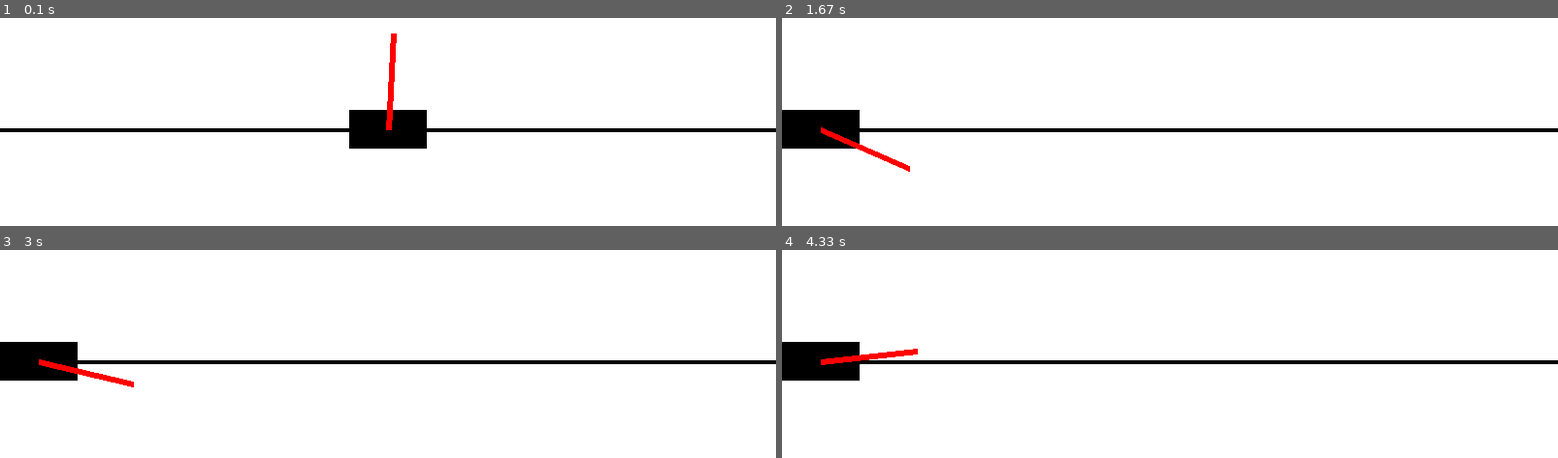
Above: before the commit, frames 1-4 (two rows, left to right).
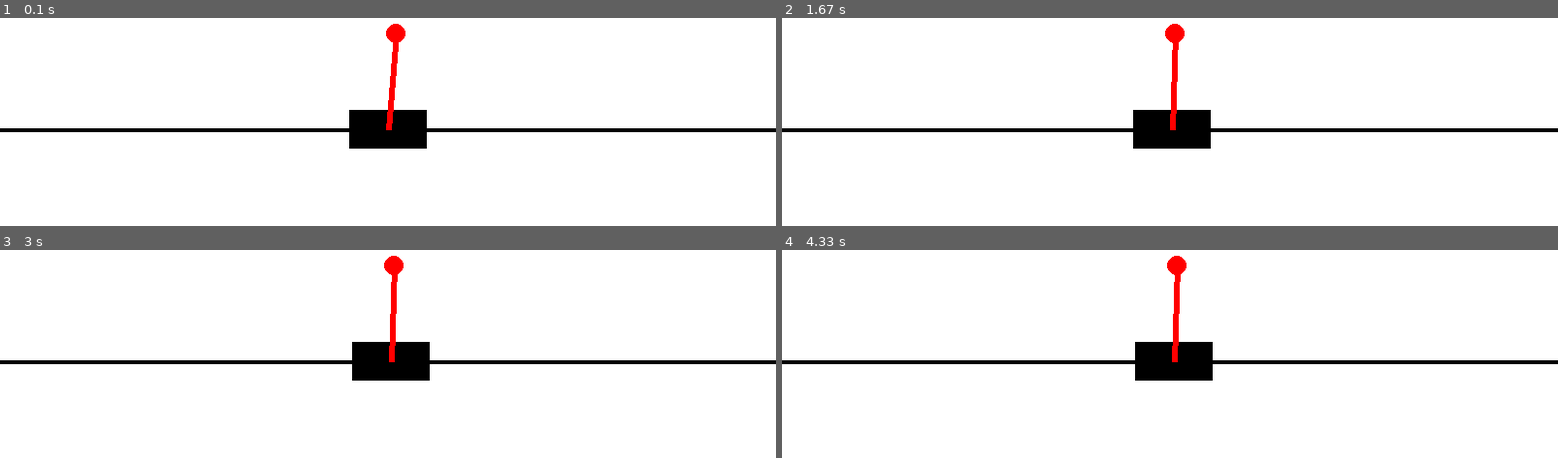
Above: after the commit, the same moments.

Repository: IamHenrikS/cartpole
Game: pygame game, started from main.py
Same seed, same stepped clock (60 frames per second), same inputs: the game is played once before the commit and once after it.
Inputs:
- Up to frame 1 (0.1 s): no input
- Up to frame 2 (1.67 s): no input
- Up to frame 3 (3 s): no input
- Up to frame 4 (4.33 s): no input

The runs differ from the first frame. In frame 1, 0.3% of the frame differs, in the area x 49-53%, y 2-51%; in frame 2, 4.0%; in frame 3, 4.0%; in frame 4, 4.0%, in the area x 0-56%, y 2-63%.

Commit message:
Clean up pyc files, added .gitignore and also updated the solution with a PID controller, its working but still giving oscillations, will do final tweak with the ziegler-nichols and analysis of the poles and zeros for report

Diff:
--- a/controller/PIDcontroller.py
+++ b/controller/PIDcontroller.py
@@ -1,21 +1,68 @@
-"""
-
-"""
+import matplotlib.pyplot as plt
+import numpy as np
 
 class PIDcontroller:
-    def __init__(self, Kp=10.0, Kd=0.1, Kx=1.0, Kdx=2.0):
-        self.Kp = Kp      # for theta
-        self.Kd = Kd      # for theta_dot
-        self.Kx = Kx      # for cart position
-        self.Kdx = Kdx    # for cart velocity
+    def __init__(self, Kp=2, Kp_cart=0.05, Ki = 0, Ki_cart = 0.0, Kd=0.1, Kd_cart=0.2):
+        # Angle PID
+        self.Kp = Kp
+        self.Ki = Ki
+        self.Kd = Kd
+        # Cart PID
+        self.Kp_cart = Kp_cart
+        self.Ki_cart = Ki_cart
+        self.Kd_cart = Kd_cart
+
+        # Other
+        self.theta_ref = np.pi  # Upright
+        self.error_history = []
+        self.integral = 0.0
+        self.integral_cart = 0.0
+        self.max_points = 500
+
+        # --- Initialize live plot ---
+        plt.ion()
+        self.fig, self.ax = plt.subplots()
+        self.ax.set_title("PID Theta Error (deg)")
+        self.ax.set_xlabel("Time step")
+        self.ax.set_ylabel("Theta Error (deg)")
+        self.ax.grid(True)
+        self.ax.set_ylim(-20, 20)  # fixed Y-axis
+        self.ax.invert_yaxis()       # inverted Y-axis
+        self.line, = self.ax.plot([], [], 'r-')
 
     def get_force(self, state):
         """
         Docstring for get_force
 
-        :param self: tuning params
-        :param state: [x, x_dot, theta, theta_dot]
+        :param self: Initial values of the system
+        :param state: Contains the state variables used for the control system
         """
         x, x_dot, theta, theta_dot = state
-        F = -(self.Kp * theta + self.Kd * theta_dot) - (self.Kx * x + self.Kdx * x_dot)
+
+        # Compute normalized error in degrees
+        theta_error = self.theta_ref - theta
+        theta_error = (theta_error + np.pi) % (2*np.pi) - np.pi
+        theta_error_deg = np.rad2deg(theta_error)
+
+        # The I-term of the PID (lowered the dt for finer and less numerical error)
+        dt = 0.001
+        self.integral += theta_error*dt
+        self.integral_cart += x*dt
+
+
+        # PID control (Angle PID) + (position PID)
+        F = (self.Kp * theta_error + self.Kd * theta_dot) \
+        - (self.Kp_cart*x + self.Kd_cart*x_dot + self.Ki_cart*self.integral_cart)
+
+        # --- Update live plot ---
+        self.error_history.append(theta_error_deg)
+        if len(self.error_history) > self.max_points:
+            self.error_history.pop(0)
+
+        self.line.set_data(np.arange(len(self.error_history)), self.error_history)
+        self.ax.set_xlim(0, self.max_points)  # fixed X-axis window
+
+        self.fig.canvas.draw()
+        self.fig.canvas.flush_events()
+
         return F
--- a/dynamics/cartpole_dynamics.py
+++ b/dynamics/cartpole_dynamics.py
@@ -21,9 +21,16 @@
         self.reset()
 
     def reset(self):
+        """
+        Docstring for reset
+
+        :param self: self.theta is the angle of the
+        pole when it is hanging down vertically. The upright position
+        would thus be pi (180 deg)
+        """
         self.x = 0.0
         self.x_dot = 0.0
-        self.theta = 0.05
+        self.theta = np.deg2rad(175)
         self.theta_dot = 0.0
 
     @property
--- a/main.py
+++ b/main.py
@@ -14,8 +14,12 @@
 env = CartPoleDynamics()
 renderer = PygameRenderer(env)
 controller = PIDcontroller()
-plotter = LivePlotter("CartPole: Tip & Angle")
+
 plotting = "no"
+plotter = None
+
+if plotting == "yes":
+    plotter = LivePlotter("CartPole: Tip & Angle")
 
 while True:
     for event in pygame.event.get():
--- a/render/PygameRenderer.py
+++ b/render/PygameRenderer.py
@@ -46,9 +46,12 @@
         pole_length_px = int(self.env.l * 2 * self.pixels_per_meter)
         theta = self.env.theta
         pole_x = cart_x + int(pole_length_px * np.sin(theta))
-        pole_y = cart_y - int(pole_length_px * np.cos(theta))
+        pole_y = cart_y + int(pole_length_px * np.cos(theta))
         pygame.draw.line(screen, (255,0,0), (cart_x, cart_y), (pole_x, pole_y), 6)
 
+        # Draw the ball ontop of the pole
+        ball_radius = 10 #pixels
+        pygame.draw.circle(screen, (255,0,0), (pole_x, pole_y), ball_radius)
         pygame.display.flip()
 
     # --- Framerate control method ---
